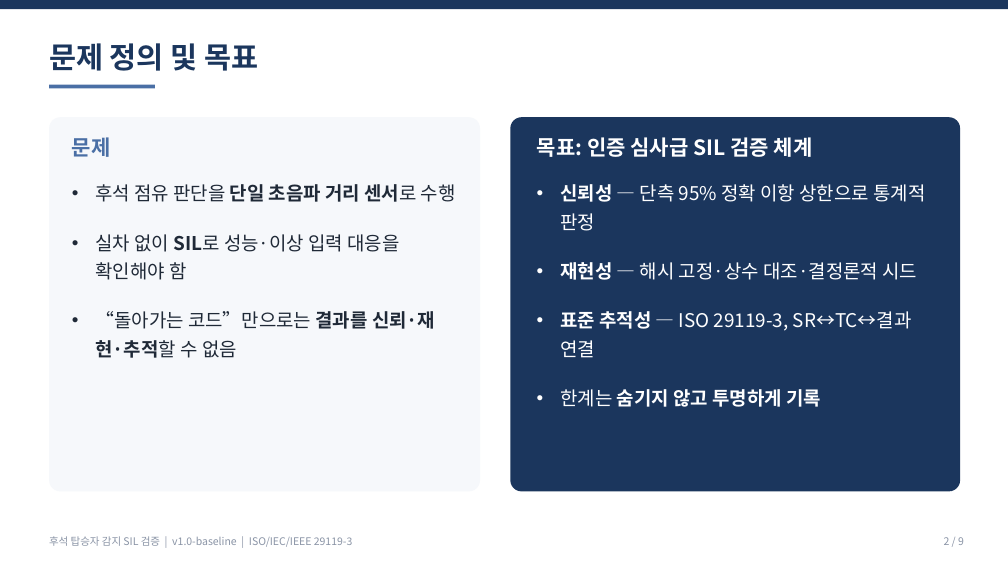
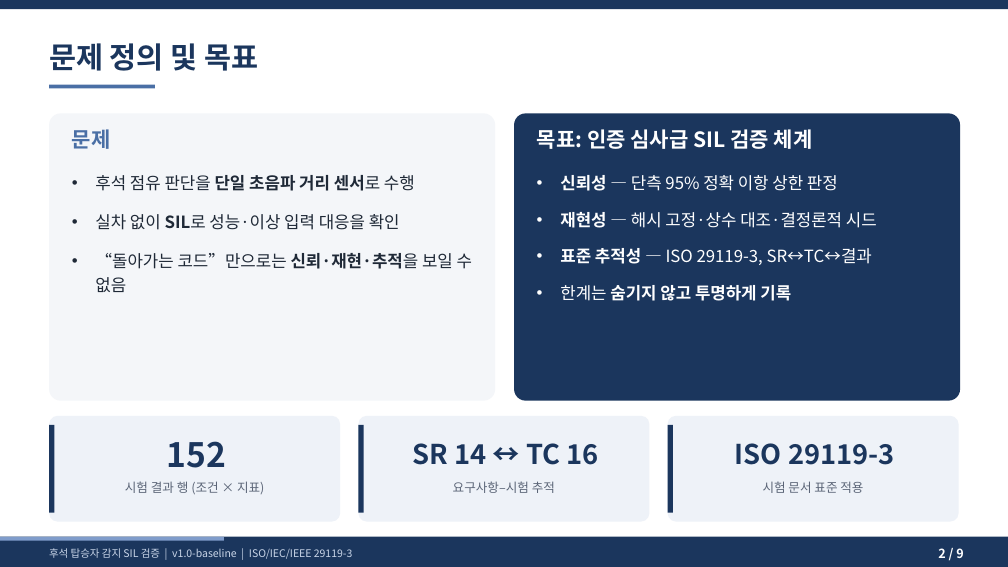
Before and after one commit to yooksoo828-prog/rear-seat-occupant-sil-verification, a slide deck: slide 2 of deliverables/후석탑승자감지_SIL검증_발표자료_v1.0.pptx. Drawn at 1008x567 pixels with LibreOffice and Linux fonts; fonts in the diff are those of the drawing. Boxes give left, top, right and bottom in pixels: in the first picture for what was removed or moved away, otherwise in the second. Text is boxed around its words. In the diff, an @@ line names an element or a change of style, - is before the commit and + after.

```diff
--- a/deliverables/후석탑승자감지_SIL검증_발표자료_v1.0.pptx
+++ b/deliverables/후석탑승자감지_SIL검증_발표자료_v1.0.pptx
@@ rounded rectangle: place and size @@
-rounded rectangle at box(49, 117, 480, 492)
+rounded rectangle at box(49, 113, 495, 401)
@@ rounded rectangle at box(49, 113, 495, 401): fill #F6F8FB to #F4F6F9; proportions changed @@
@@ rounded rectangle: place and size @@
-rounded rectangle at box(510, 117, 960, 492)
+rounded rectangle at box(514, 113, 960, 401)
@@ rounded rectangle at box(514, 113, 960, 401): proportions changed @@
@@ text "문제": place and size @@
-text "문제" at box(72, 137, 111, 157)
+text "문제" at box(72, 129, 111, 149)
@@ text "목표: 인증 심사급 SIL 검증 ...": place and size @@
-text "목표: 인증 심사급 SIL 검증 ..." at box(537, 137, 813, 157)
+text "목표: 인증 심사급 SIL 검증 ..." at box(537, 129, 813, 149)
@@ text "후석 점유 판단을 단일 초음파 ...": place and size @@
-text "후석 점유 판단을 단일 초음파 ..." at box(95, 184, 456, 358)
+text "후석 점유 판단을 단일 초음파 ..." at box(95, 175, 472, 292)
@@ text at box(95, 175, 415, 191): size 18 to 16 pt in "후석 점유 판단을 단일 초음파 거리 센서로 ..."; line spacing 1.25 to 1.2; less space between paragraphs @@
@@ text "신뢰성 — 단측 95% 정확 ...": place and size @@
-text "신뢰성 — 단측 95% 정확 ..." at box(560, 184, 925, 407)
+text "신뢰성 — 단측 95% 정확 ..." at box(560, 175, 877, 301)
@@ text at box(560, 175, 838, 191): text changed; size 18 to 16 pt @@
-• 신뢰성 — 단측 95% 정확 이항 상한으로 통계적 판정
+• 신뢰성 — 단측 95% 정확 이항 상한 판정
@@ text at box(95, 214, 472, 292): text changed; size 18 to 16 pt @@
-• 실차 없이 SIL로 성능·이상 입력 대응을 확인해야 함
-• “돌아가는 코드”만으로는 결과를 신뢰·재현·추적할 수 없음
+• 실차 없이 SIL로 성능·이상 입력 대응을 확인
+• “돌아가는 코드”만으로는 신뢰·재현·추적을 보일 수 없음
@@ text at box(560, 212, 877, 301): size 18 to 16 pt in "재현성 — 해시 고정·상수 대조·결정론적 시드", "한계는 숨기지 않고 투명하게 기록"; line spacing 1.25 to 1.2; less space between paragraphs @@
@@ text at box(560, 248, 872, 265): text changed; size 18 to 16 pt @@
-• 표준 추적성 — ISO 29119-3, SR↔TC↔결과 연결
+• 표준 추적성 — ISO 29119-3, SR↔TC↔결과
@@ rounded rectangle added at box(49, 416, 340, 522), fill #EEF2F8 @@
@@ rounded rectangle added at box(358, 416, 650, 522), fill #EEF2F8 @@
@@ rounded rectangle added at box(668, 416, 959, 522), fill #EEF2F8 @@
@@ rectangle added at box(49, 425, 54, 513), fill #1B365D @@
@@ text added at box(167, 441, 226, 468), 32 pt, text #1B365D, bold @@
+152
@@ rectangle added at box(358, 425, 364, 513), fill #1B365D @@
@@ text added at box(412, 443, 599, 465), 26 pt, text #1B365D, bold @@
+SR 14 ↔ TC 16
@@ rectangle added at box(668, 425, 673, 513), fill #1B365D @@
@@ text added at box(735, 443, 895, 465), 26 pt, text #1B365D, bold @@
+ISO 29119-3
@@ text added at box(125, 481, 264, 494), 12 pt, text #5B6577 @@
+시험 결과 행 (조건 × 지표)
@@ text added at box(453, 481, 555, 493), 12 pt, text #5B6577 @@
+요구사항–시험 추적
@@ text added at box(763, 481, 863, 493), 12 pt, text #5B6577 @@
+시험 문서 표준 적용
@@ rectangle added at box(0, 537, 1008, 567), fill #1B365D @@
@@ rectangle added at box(0, 537, 224, 541), fill #7F9CCB @@
@@ text "후석 탑승자 감지 SIL 검증 ...": place and size @@
-text "후석 탑승자 감지 SIL 검증 ..." at box(49, 536, 353, 547)
+text "후석 탑승자 감지 SIL 검증 ..." at box(49, 548, 353, 559)
@@ text "후석 탑승자 감지 SIL 검증 ..." at box(49, 548, 353, 559): text colour #8A94A6 to #C9D5E8; vertical alignment top to middle @@
@@ text "2 / 9": place and size @@
-text "2 / 9" at box(944, 537, 964, 545)
+text "2 / 9" at box(938, 548, 963, 558)
@@ text "2 / 9" at box(938, 548, 963, 558): size 10 to 12 pt, text colour #8A94A6 to #FFFFFF, bold on; vertical alignment top to middle @@
```
Also in this commit, not shown: 8 other slides changed, 6 other files.
